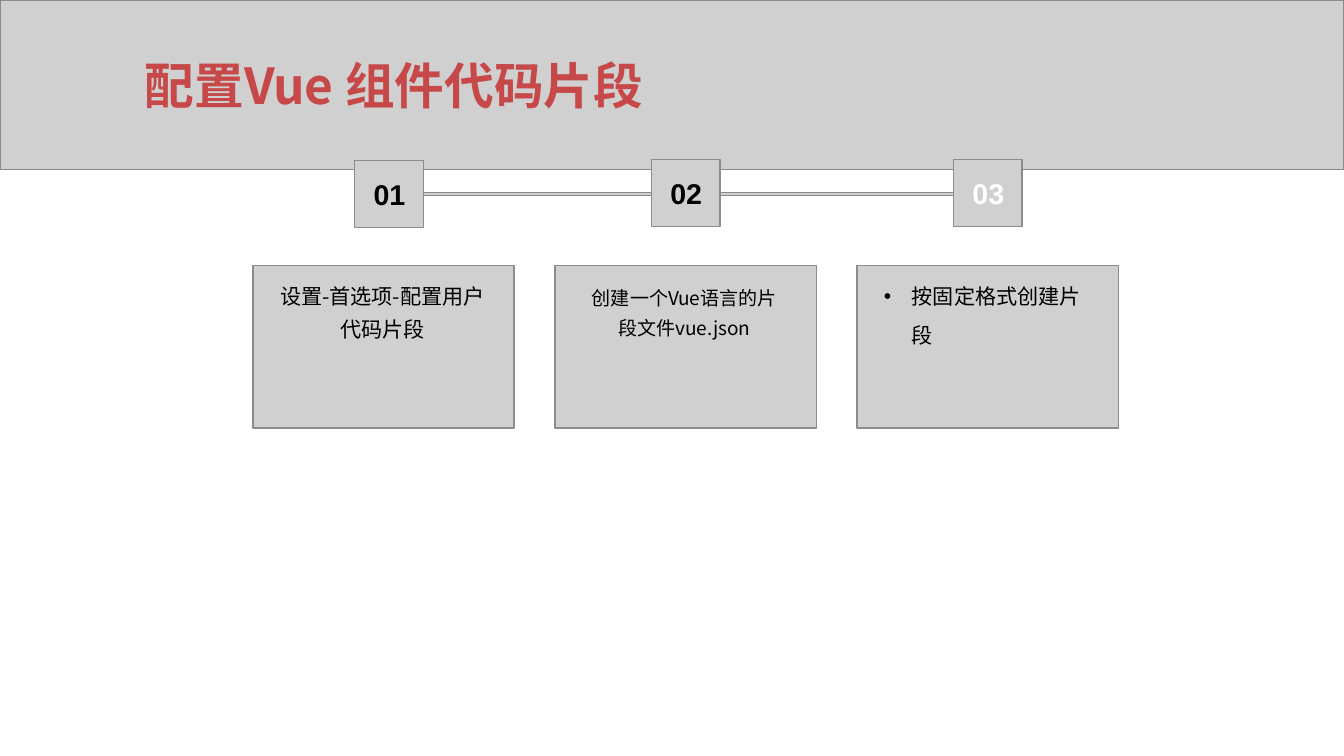
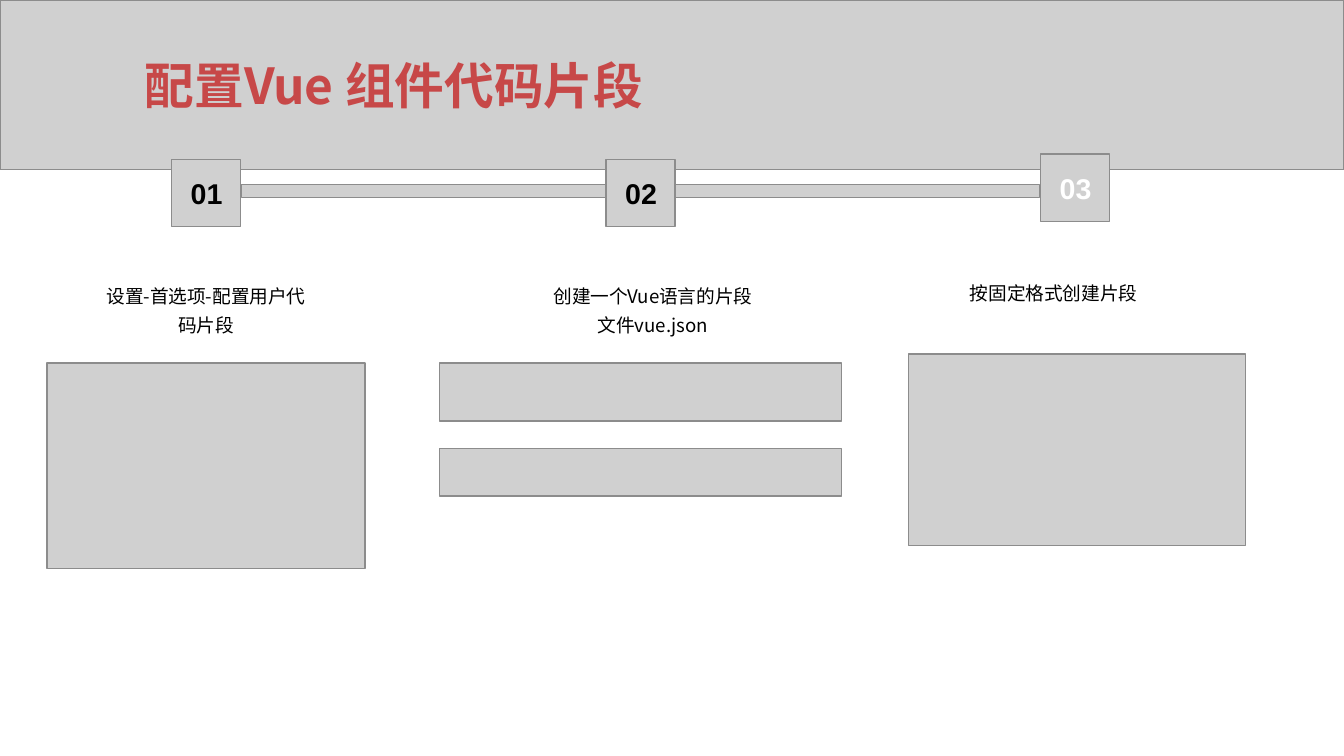
Before and after one commit to xuqunhai/python, a slide deck: slide 33 of 创课/ppt/ppt/Vue项目最佳实践.pptx (slide 38 before the commit). Drawn at 1344x756 pixels with LibreOffice and Linux fonts; fonts in the diff are those of the drawing; grey boxes stand for pictures. Boxes give left, top, right and bottom in pixels: in the first picture for what was removed or moved away, otherwise in the second. Text is boxed around its words. In the diff, an @@ line names an element or a change of style, - is before the commit and + after.

```diff
--- a/创课/ppt/ppt/Vue项目最佳实践.pptx
+++ b/创课/ppt/ppt/Vue项目最佳实践.pptx
@@ picture: place and size @@
-picture at [355,160,423,227]
+picture at [172,160,241,227]
@@ text "01": place and size @@
-text "01" at [374,185,406,206]
+text "01" at [191,184,223,205]
@@ picture: place and size @@
-picture at [652,160,720,227]
+picture at [606,160,675,227]
@@ text "02": place and size @@
-text "02" at [670,184,702,205]
+text "02" at [625,184,657,205]
@@ picture: place and size @@
-picture at [953,160,1021,227]
+picture at [1040,155,1109,222]
@@ text "03": place and size @@
-text "03" at [972,184,1004,204]
+text "03" at [1060,179,1092,199]
@@ picture: place and size @@
-picture at [391,192,970,195]
+picture at [242,184,1040,198]
@@ picture removed at [253,266,513,429] @@
@@ picture removed at [555,266,816,429] @@
@@ picture removed at [857,266,1118,429] @@
@@ text "设置-首选项-配置用户代码片段": place and size @@
-text "设置-首选项-配置用户代码片段" at [280,286,484,339]
+text "设置-首选项-配置用户代码片段" at [107,287,306,334]
@@ text "设置-首选项-配置用户代码片段" at [107,287,306,334]: size 11.3 to 10 pt; vertical alignment middle to top @@
@@ text "创建一个Vue语言的片段文件vue.json": place and size @@
-text "创建一个Vue语言的片段文件vue.json" at [592,289,777,340]
+text "创建一个Vue语言的片段文件vue.json" at [553,287,752,337]
@@ text "创建一个Vue语言的片段文件vue.json" at [553,287,752,337]: size 10.2 to 10 pt; vertical alignment middle to top @@
@@ text "按固定格式创建片段": place and size @@
-text "按固定格式创建片段" at [912,286,1080,345]
+text "按固定格式创建片段" at [970,284,1137,302]
@@ text "按固定格式创建片段" at [970,284,1137,302]: size 11.3 to 10 pt; bullet • to none; vertical alignment middle to top @@
@@ picture added at [909,355,1246,546] @@
@@ picture added at [47,363,366,569] @@
@@ picture added at [439,363,841,421] @@
@@ picture added at [439,449,841,496] @@
```
Also in this commit, not shown: 8 other slides changed, 19 slides removed, 4 other files.
